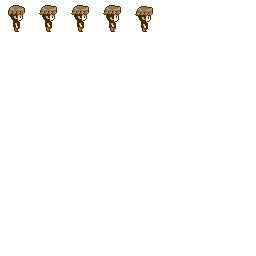
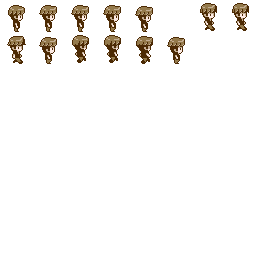
Layers edited between the first and the second w=256, h=256 image:
added layer "jonathanWalk07" above "jonathanWalk06" over [167, 37, 185, 64]
added layer "jonathanWalk06" above "jonathanWalk05" over [136, 36, 153, 64]
added layer "jonathanWalk05" above "jonathanWalk04" over [104, 35, 121, 63]
added layer "jonathanWalk04" above "jonathanWalk03" over [72, 35, 89, 63]
added layer "jonathanWalk03" above "jonathanWalk02" over [39, 37, 57, 64]
added layer "jonathanWalk02" above "jonathanWalk01" over [7, 36, 26, 64]
added layer "jonathanWalk01" above "jonathanWalk00" over [232, 3, 249, 31]
added layer "jonathanWalk00" above "jonathanIdle00" over [200, 3, 217, 31]
